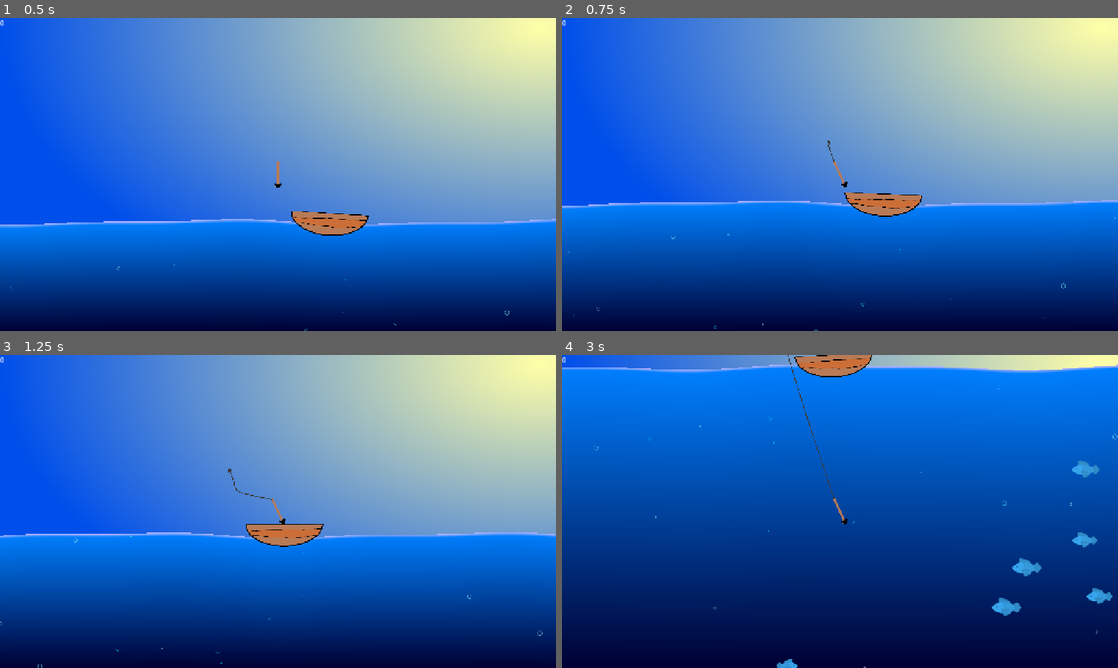
Above: before the commit, frames 1-4 (two rows, left to right).
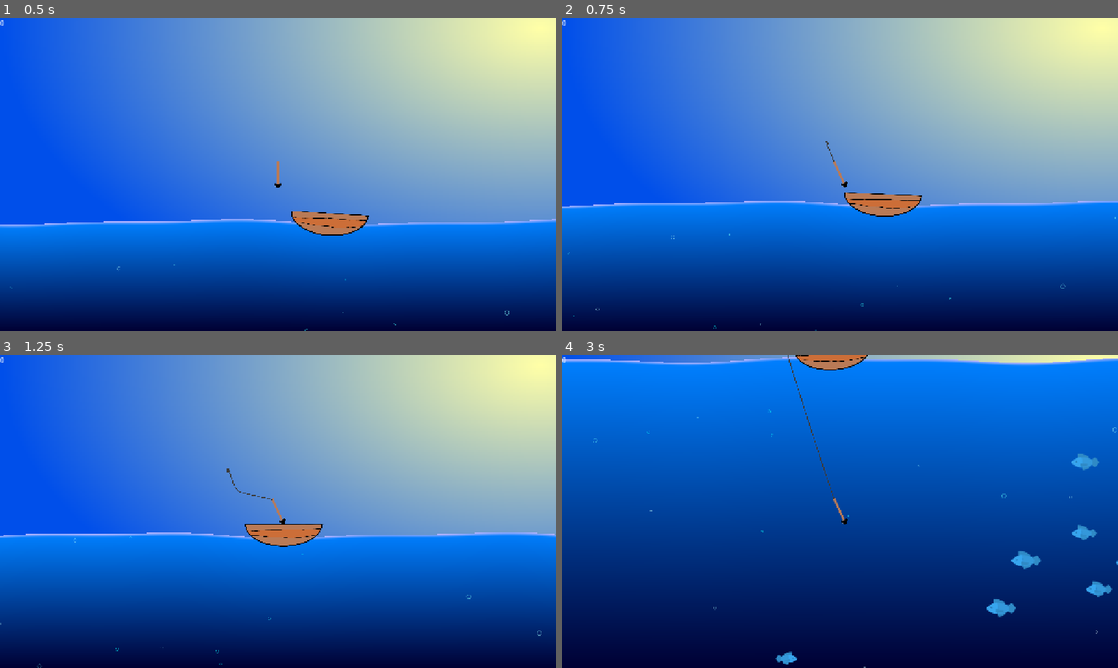
Above: after the commit, the same moments.

Repository: Duckslayer/Fishy
Game: Godot game, scene res://game.tscn
Same seed, same stepped clock (60 frames per second), same inputs: the game is played once before the commit and once after it.
Inputs:
- Up to frame 1 (0.5 s): no input
- Up to frame 2 (0.75 s): hold D (Right) from 0.53 s (still down); tap Space (Launch) at 0.6 s
- Up to frame 3 (1.25 s): keep holding D (Right)
- Up to frame 4 (3 s): release D (Right) at 1.28 s; hold A (Left) 1.28-2.03 s; tap Space (Launch) at 1.35, 2.1, 2.85 s; hold D (Right) from 2.03 s (still down)

Frame 1 is identical in both runs. In frame 2, 0.3% of the frame differs, in the area x 0-100%, y 39-100%; in frame 3, 0.1%; in frame 4, 4.8%, in the area x 0-100%, y 0-100%.

Commit message:
Refactored harpoon

Diff:
--- a/harpoon/harpoon.gd
+++ b/harpoon/harpoon.gd
@@ -2,7 +2,7 @@
 
 @export var dive_speed = 400.0
 @export var retract_speed = 6000.0
-@export var steering_speed = 3.0
+@export var steering_speed = 4.0
 @export var max_turn_rad = deg_to_rad(25.0)
 @export var max_kept_fish: int = 50
 
@@ -16,7 +16,7 @@
 @onready var rope_controller = $RopeMarker/RopeController
 @onready var start_position = global_position
 @onready var large_bubbles: GPUParticles2D = $LargeBubbles
-@onready var harpoon_glow: PointLight2D = $HarpoonGlow
+@onready var harpoon_glow: PointLight2D = $CollisionPolygon2D/HarpoonGlow
 const LARGE_BUBBLES_OFFSET_Y: float = 437.0
 
 # Baseline bubble trail values
--- a/harpoon/harpoon.tscn
+++ b/harpoon/harpoon.tscn
@@ -39,6 +39,13 @@
 position = Vector2(0, 24)
 polygon = PackedVector2Array(0, 7, 7, 1, 7, -5, -7, -5, -7, 2)
 
+[node name="HarpoonGlow" type="PointLight2D" parent="CollisionPolygon2D" unique_id=2056863213]
+unique_name_in_owner = true
+color = Color(1, 0.85, 0.5, 1)
+energy = 0.0
+texture = ExtResource("5_cvga1")
+texture_scale = 2.0
+
 [node name="TrailBubblesParticles" type="GPUParticles2D" parent="." unique_id=21785781]
 unique_name_in_owner = true
 z_index = 1
@@ -56,10 +63,3 @@
 [node name="RopeController" parent="RopeMarker" unique_id=1910049717 instance=ExtResource("5_axc4k")]
 length = 600.0
 gravity = Vector2(0, -90)
-
-[node name="HarpoonGlow" type="PointLight2D" parent="." unique_id=2056863213]
-position = Vector2(0, 24)
-color = Color(1, 0.85, 0.5, 1)
-energy = 0.0
-texture = ExtResource("5_cvga1")
-texture_scale = 2.0
